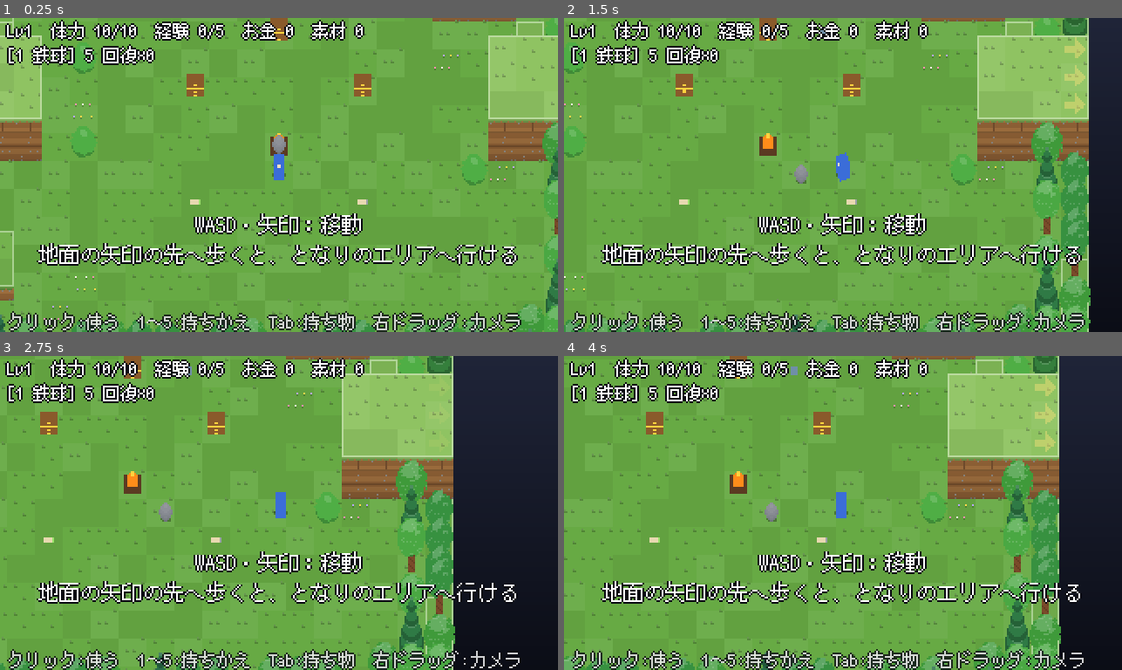
Above: before the commit, frames 1-4 (two rows, left to right).
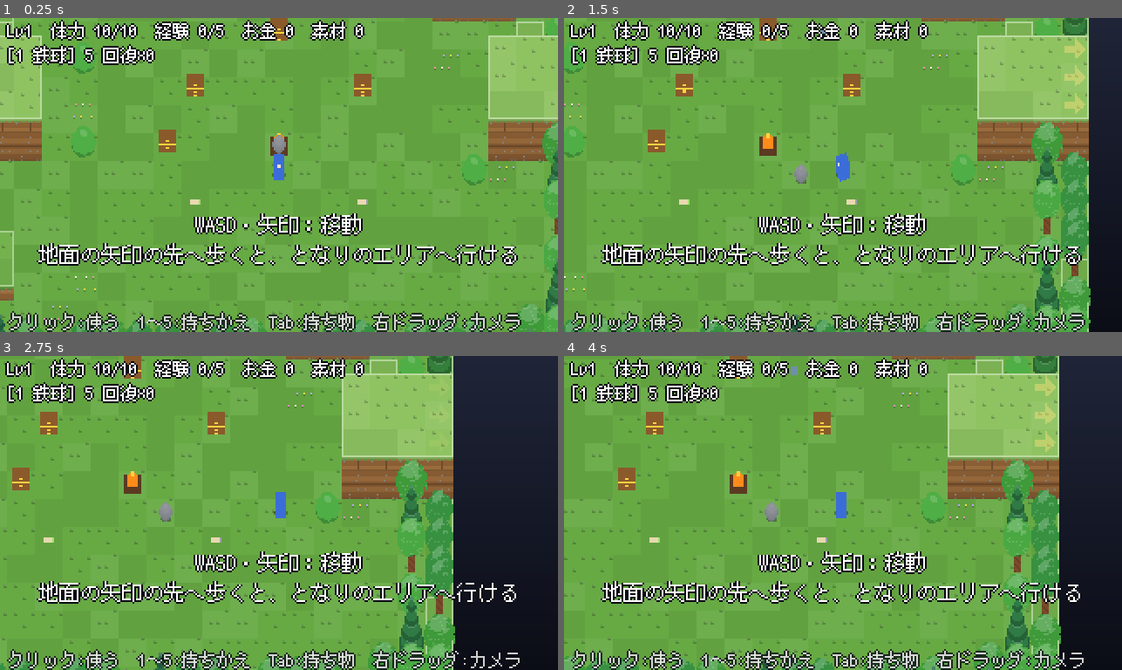
Above: after the commit, the same moments.

Repository: MiyazakiTakumi-724/dot-3d-game
Game: Godot game, scene res://scenes/field.tscn
The game is run twice, just before and just after one commit, with the same random seed, the same clock (stepped at 60 frames per second) and the same inputs.
Inputs (mouse positions are in pixels of both pictures, inside the frame that each line leads up to):
- Up to frame 1 (0.25 s): no input
- Up to frame 2 (1.5 s): tap Enter at 0.5 s; move the mouse to (965, 159) at 0.52 s; hold Right 0.53-1.25 s; hold C 0.53-1.25 s; click (965, 159) at 0.67 s; tap Space at 0.77, 1.07 s; tap Ctrl at 0.8 s; drag from (731, 190) to (815, 237) at 1.27 s
- Up to frame 3 (2.75 s): move the mouse to (334, 443) at 2.02 s; hold Right from 2.03 s (still down); hold C from 2.03 s (still down); tap Space at 2.1 s
- Up to frame 4 (4 s): release Right at 2.75 s; release C at 2.75 s; drag from (815, 575) to (675, 465) at 2.77 s; tap Space at 3.5, 3.77, 3.8 s; move the mouse to (1010, 560) at 3.52 s; hold Left from 3.53 s (still down); hold Ctrl from 3.53 s (still down)

The runs differ from the first frame. In frame 1, 0.2% of the frame differs, in the area x 28-32%, y 35-43%; in frame 2, 0.2%; in frame 3, 0.2%; in frame 4, 0.2%.

Commit message:
feat: 技能（しゃがみ・受け身・よじ登り・回転斬り）、防具、簡単モードの設定
体の動きの技能を移動の決まりにつなぎ、剣の3つ目の技能で回転斬り（Space）を使えるようにした。
防具はランク1つで最大体力＋2。野営地に防具一式の宝箱を置いた。
インベントリ画面に設定のページを足し、難易度を切り替えられるようにした。

Co-Authored-By: Claude Opus 5.5 <noreply@anthropic.com>
Claude-Session: https://claude.ai/code/session_01V8ZRqLWkvLDpNQ265CHHcT

Diff:
--- a/scripts/areas/camp.gd
+++ b/scripts/areas/camp.gd
@@ -64,4 +64,5 @@
 	[Vector2i(9, 12), RunState.PickupKind.POISON_ARROWS, 10],
 	[Vector2i(12, 6), RunState.PickupKind.GUN, 1],
 	[Vector2i(14, 6), RunState.PickupKind.AMMO, 40],
+	[Vector2i(8, 10), RunState.PickupKind.ARMOR_SET, 1],
 ]
--- a/scripts/game/field.gd
+++ b/scripts/game/field.gd
@@ -13,8 +13,8 @@
 const GRAVE_HINT_SECONDS := 6.0
 const MAX_HEIGHT := 8
 const LEVEL_UP_SECONDS := 3.0
-## 簡単モード（受けるダメージが半分。design.md 13章）。設定画面はまだない
-var easy_mode := false
+## 設定（簡単モードなど）。インベントリ画面の「設定」のページで変える
+var settings := GameSettings.new()
 
 var world: WorldMap
 var area: AreaDef
@@ -121,9 +121,10 @@
 
 	_build_ui()
 	menu = InventoryMenu.new()
-	menu.setup(run)
+	menu.setup(run, settings)
 	menu.close_requested.connect(close_inventory)
 	menu.stats_changed.connect(apply_stats)
+	menu.skill_learned.connect(_on_skill_learned)
 	add_child(menu)
 	_maybe_screenshot()
 
@@ -253,15 +254,20 @@
 
 ## 敵の攻撃（攻撃力 enemy_attack）を受ける。無敵の間は受けない。受けたら true。
 func hurt_player(enemy_attack: int) -> bool:
-	var dmg := Damage.enemy_hit(enemy_attack, easy_mode)
+	var dmg := Damage.enemy_hit(enemy_attack, settings.easy_mode)
 	if not player.take_hit(dmg):
 		return false
 	_popup(player.mover.pos, player.mover.height, dmg, Color("ff6b6b"))
 	return true
 
-## ステータス（レベル・振り分け）を体力の最大と足の速さに反映する。最大が増えた分は今の体力も増える。
+## ステータス（レベル・振り分け・技能）と防具を、体力の最大・足の速さ・段差の決まりに反映する。
+## 最大が増えた分は今の体力も増える。毎フレーム呼んでよい（防具が墓石に入ったときなども、これで合う）。
 func apply_stats() -> void:
-	var new_max := run.stats.max_hp()
+	var move_skills := run.stats.skills_in(PlayerStats.Stat.MOVE)
+	player.can_crouch = move_skills >= 1
+	rules.max_drop = 3 + (1 if move_skills >= 2 else 0)  # 受け身
+	player.mover.slow_climb = move_skills >= 3  # よじ登り
+	var new_max := run.stats.max_hp(run.inventory.equipment.armor_hp())
 	if new_max > player.max_hp:
 		player.hp += new_max - player.max_hp
 	player.max_hp = new_max
@@ -383,6 +389,7 @@
 			_on_picked(d[1], d[2])
 	ball.rules_ball.try_pick_up(player.mover)
 	_sync_ball_rank()
+	apply_stats()
 	var ex := world.exit_through(area.id, c, player.mover.edge_push)
 	if ex != null and (ex.door_id == "" or run.is_door_open(ex.door_id)):
 		_start_switch(world.arrival(area.id, ex, c))
@@ -409,6 +416,8 @@
 				try_open_door()
 			KEY_TAB:
 				open_inventory()
+			KEY_SPACE:
+				spin_slash()
 			_:
 				return
 		get_viewport().set_input_as_handled()
@@ -567,6 +576,24 @@
 			if d > 0:
 				_popup(e.walker.pos, e.walker.height, d, Color("9be36b"))
 
+## 回転斬り（剣の3つ目の技能、Space）。周りの敵をまとめて斬る。式は普通の一振りと同じ。
+func spin_slash() -> bool:
+	if area_state.result != AreaState.Result.PLAYING or is_switching() or not player.controllable:
+		return false
+	var st := run.stats
+	if hotbar.selected != Hotbar.Item.SWORD or st.skills_in(PlayerStats.Stat.SWORD) < 3:
+		return false
+	if run.inventory.equipment.effective(Equipment.Slot.SWORD) == 0 or not sword.try_spin():
+		return false
+	var mv := player.mover
+	var dmg := Damage.sword(current_attack(), st.points_in(PlayerStats.Stat.SWORD), 0)
+	player.spin()
+	for e in enemies:
+		if is_instance_valid(e) and e.walker.alive and Sword.hits_around(mv.pos, mv.height, e.walker.pos, e.walker.height, true):
+			e.walker.take_damage(dmg)
+			_popup(e.walker.pos, e.walker.height, dmg, Color.WHITE)
+	return true
+
 ## 剣は左ボタンを押したままでも、振れるようになるたびに振る。
 func _hold_to_swing() -> void:
 	var held := hotbar.selected == Hotbar.Item.SWORD or hotbar.selected == Hotbar.Item.GUN
@@ -663,12 +690,27 @@
 func drops_left() -> int:
 	return _drops.size()
 
+## 技能を覚えたときの知らせ。使い方があるものは、そのキーも出す。
+func _on_skill_learned(skill: String) -> void:
+	var how := {
+		"しゃがみ": "C か 左Ctrl：しゃがむ（撃つ敵の弾をよける）",
+		"回転斬り": "剣を持って Space：回転斬り",
+		"よじ登り": "2段の段差に向かって歩き続けると登れる",
+		"受け身": "4段まで飛び降りられる",
+		"矢の種類": "Tab：弓の枠で毒矢を選べる",
+		"斬り上げ": "剣が1段上の敵にも届く",
+		"跳弾": "エアガンの弾が壁で1回はね返る",
+	}
+	notice("技能「%s」を覚えた！\n%s" % [skill, how.get(skill, "")], 4.0)
+
 func _on_picked(kind: RunState.PickupKind, amount: int) -> void:
 	match kind:
 		RunState.PickupKind.BOW:
 			notice("弓を手に入れた！\n3：持ちかえ　押して溜め、離して撃つ")
 		RunState.PickupKind.GUN:
 			notice("エアガンを手に入れた！\n4：持ちかえ　ホイール：撃つ高さ")
+		RunState.PickupKind.ARMOR_SET:
+			notice("防具一式を手に入れた！\n最大体力が増えた")
 		RunState.PickupKind.AMMO:
 			notice("弾 ×%d" % amount, 1.5)
 		RunState.PickupKind.ARROWS:
@@ -801,7 +843,8 @@
 		var s: StackSprite = _bullets[i][1]
 		b.step(delta, map)
 		var playing := area_state.result == AreaState.Result.PLAYING
-		if playing and player.hp > 0 and b.hits(player.mover.pos, player.mover.height, BULLET_HIT_RADIUS):
+		# しゃがんでいると、撃つ敵の弾は頭の上を通り過ぎる（技能「しゃがみ」）
+		if playing and player.hp > 0 and not player.crouching and b.hits(player.mover.pos, player.mover.height, BULLET_HIT_RADIUS):
 			b.alive = false
 			hurt_player(b.damage)
 		if not b.alive or not map.in_bounds(HeightMap.world_to_cell(b.pos)):
@@ -910,7 +953,7 @@
 			return VoxelModel.box(Vector3i(4, 4, 4), Color("a0785a"))
 		RunState.PickupKind.HEAL:
 			return VoxelModel.box(Vector3i(4, 4, 5), Color("ff6fa8"))
-		RunState.PickupKind.SWORD, RunState.PickupKind.BOW, RunState.PickupKind.GUN:
+		RunState.PickupKind.SWORD, RunState.PickupKind.BOW, RunState.PickupKind.GUN, RunState.PickupKind.ARMOR_SET:
 			return _chest_model()
 		RunState.PickupKind.AMMO:
 			return VoxelModel.box(Vector3i(4, 3, 3), Color("6f8fa8"))
@@ -1036,6 +1079,8 @@
 		elif a.begins_with("--inventory"):
 			if a == "--inventory=stats":
 				menu.page = InventoryMenu.Page.STATS
+			elif a == "--inventory=settings":
+				menu.page = InventoryMenu.Page.SETTINGS
 			get_tree().create_timer(0.05).timeout.connect(open_inventory)
 		elif a.begins_with("--exp="):
 			run.stats.add_exp(int(a.trim_prefix("--exp=")))
--- a/scripts/game/inventory_menu.gd
+++ b/scripts/game/inventory_menu.gd
@@ -6,10 +6,12 @@
 ## 「ステータス」のページ：レベルアップでもらったポイントを、6つの項目に振る。3ポイントごとに技能を覚える。
 
 signal close_requested
-## ポイントを振った（体力の最大や足の速さを反映してもらう）
+## ポイントを振った・防具を替えた（体力の最大や足の速さを反映してもらう）
 signal stats_changed
-
-enum Page { EQUIP, STATS }
+## 技能を覚えた（技能の名前）
+signal skill_learned(skill: String)
+
+enum Page { EQUIP, STATS, SETTINGS }
 
 const PANEL_POS := Vector2(8, 6)
 const PANEL_SIZE := Vector2(304, 168)
@@ -23,6 +25,7 @@
 }
 
 var run: RunState
+var settings: GameSettings
 var page: Page = Page.EQUIP
 var selected_slot: Equipment.Slot = Equipment.Slot.BALL
 var _panel: ColorRect
@@ -38,8 +41,9 @@
 var _portrait_cam: StackCamera
 var _portrait: StackSprite
 
-func setup(r: RunState) -> void:
+func setup(r: RunState, s: GameSettings = null) -> void:
 	run = r
+	settings = s if s != null else GameSettings.new()
 	layer = 10
 	process_mode = Node.PROCESS_MODE_ALWAYS
 	_panel = ColorRect.new()
@@ -49,10 +53,12 @@
 	add_child(_panel)
 	_page_buttons[Page.EQUIP] = _button(_panel, "装備", Vector2(4, 3), func(): show_page(Page.EQUIP))
 	_page_buttons[Page.STATS] = _button(_panel, "ステータス", Vector2(42, 3), func(): show_page(Page.STATS))
+	_page_buttons[Page.SETTINGS] = _button(_panel, "設定", Vector2(160, 3), func(): show_page(Page.SETTINGS))
 	var hint := _label(_panel, "Tab：閉じる", Vector2(244, 6))
 	hint.modulate.a = 0.7
 	_build_equip_page()
 	_build_stats_page()
+	_build_settings_page()
 	_panel.hide()
 
 func _build_equip_page() -> void:
@@ -98,8 +104,23 @@
 		var pts := _label(_stats_root, "", Vector2(62, y + 3))
 		var plus := _button(_stats_root, "＋", Vector2(80, y), func(): allocate(stat))
 		var effect := _label(_stats_root, "", Vector2(104, y + 3))
-		var skill := _label(_stats_root, "", Vector2(186, y + 3))
+		var skill := _label(_stats_root, "", Vector2(190, y + 3))
 		_stat_rows[stat] = [pts, plus, effect, skill]
+
+var _settings_root: Control
+var _difficulty_buttons := {}
+
+func _build_settings_page() -> void:
+	_settings_root = _page_root()
+	_label(_settings_root, "難易度", Vector2(6, 30))
+	_difficulty_buttons[false] = _button(_settings_root, "", Vector2(60, 27), func(): set_easy(false))
+	_difficulty_buttons[true] = _button(_settings_root, "", Vector2(124, 27), func(): set_easy(true))
+	var note := _label(_settings_root, "簡単：敵から受けるダメージだけが半分になる。\nほかのルールは普通と同じ。", Vector2(6, 52))
+	note.modulate.a = 0.75
+
+func set_easy(v: bool) -> void:
+	settings.easy_mode = v
+	refresh()
 
 func _page_root() -> Control:
 	var c := Control.new()
@@ -130,6 +151,7 @@
 func choose(rank: int) -> bool:
 	if not run.inventory.equipment.equip(selected_slot, rank):
 		return false
+	stats_changed.emit()  # 防具なら最大体力が変わる
 	refresh()
 	return true
 
@@ -149,13 +171,18 @@
 		var mark := "●" if inv.arrow_kind == kind else "○"
 		var text := "%s %s ×%d" % [mark, Arrow.NAMES[kind], inv.arrow_count(kind)]
 		if not Arrow.usable(kind, run.stats.skills_in(PlayerStats.Stat.BOW)):
-			text += "（技能で使える）"
+			text += " 要技能"
 		var b := _button(_rank_box, text, Vector2.ZERO, func(): choose_arrow(kind))
 		b.disabled = not Arrow.usable(kind, run.stats.skills_in(PlayerStats.Stat.BOW))
 
 func allocate(stat: PlayerStats.Stat) -> bool:
+	var before := run.stats.skills_in(stat)
 	if not run.stats.allocate(stat):
 		return false
+	var names: Array = PlayerStats.SKILLS.get(stat, [])
+	var now := run.stats.skills_in(stat)
+	if now > before and now <= names.size():
+		skill_learned.emit(names[now - 1])
 	stats_changed.emit()
 	refresh()
 	return true
@@ -171,14 +198,20 @@
 func refresh() -> void:
 	_equip_root.visible = page == Page.EQUIP
 	_stats_root.visible = page == Page.STATS
+	_settings_root.visible = page == Page.SETTINGS
 	var pts := run.stats.points
 	_page_buttons[Page.STATS].text = "ステータス" + ("（%d）" % pts if pts > 0 else "")
 	for p in _page_buttons:
 		_page_buttons[p].modulate = Color.WHITE if p == page else Color(1, 1, 1, 0.55)
-	if page == Page.EQUIP:
-		_refresh_equip()
-	else:
-		_refresh_stats()
+	match page:
+		Page.EQUIP:
+			_refresh_equip()
+		Page.STATS:
+			_refresh_stats()
+		Page.SETTINGS:
+			for easy in _difficulty_buttons:
+				var on: bool = settings.easy_mode == easy
+				_difficulty_buttons[easy].text = ("● " if on else "○ ") + ("簡単" if easy else "普通")
 
 func _refresh_equip() -> void:
 	var eq := run.inventory.equipment
@@ -200,6 +233,8 @@
 	for rank in ranks:
 		var mark := "●" if rank == eq.effective(selected_slot) else "○"
 		var text := "%s ランク%d　攻撃＋%d" % [mark, rank, Equipment.rank_attack(rank)]
+		if Equipment.ARMOR.has(selected_slot):
+			text = "%s ランク%d　体力＋%d" % [mark, rank, rank * Equipment.HP_PER_ARMOR_RANK]
 		var t: String = TRAITS.get(selected_slot, {}).get(rank, "")
 		if t != "":
 			text += "\n　" + t
@@ -216,7 +251,7 @@
 
 func _refresh_stats() -> void:
 	var st := run.stats
-	_stats_header.text = "Lv%d　経験 %d/%d　ポイント %d　（3ポイントごとに技能）" % [st.level, st.exp_in_level(), st.exp_level_span(), st.points]
+	_stats_header.text = "Lv%d　経験 %d/%d　ポイント %d　（3ポイントで技能を1つ）" % [st.level, st.exp_in_level(), st.exp_level_span(), st.points]
 	for stat in _stat_rows:
 		var row: Array = _stat_rows[stat]
 		var n := st.points_in(stat)
@@ -246,7 +281,7 @@
 	if learned >= names.size():
 		return "技能をすべて覚えた"
 	var left := PlayerStats.POINTS_PER_SKILL - st.points_in(stat) % PlayerStats.POINTS_PER_SKILL
-	return "次：%s（あと%d）" % [names[learned], left]
+	return "%sまで%d" % [names[learned], left]
 
 func _process(delta: float) -> void:
 	if is_open() and page == Page.EQUIP:
--- a/scripts/game/player.gd
+++ b/scripts/game/player.gd
@@ -22,6 +22,13 @@
 
 var _invulnerable := 0.0
 ## 剣を振った跡を見せる残り時間と、落下斬りか
+## 技能「しゃがみ」を覚えていれば、C か左Ctrlを押している間しゃがむ（遅くなり、撃つ敵の弾をよけられる）
+var can_crouch := false
+var crouching := false
+const CROUCH_SPEED := 0.5
+const CROUCH_HIDE_LAYERS := 4  ## しゃがむと上の輪切りをこれだけ描かない
+## 回転斬りの見た目
+var _spin_t := 0.0
 ## 弓のチャージ率（0.3〜1.0）。溜めていなければ負。頭の上にバーを出す
 var charge := -1.0
 var _swing_t := 0.0
@@ -71,6 +78,9 @@
 	_swing_t = SWING_SHOW
 	_swing_fall = fall
 
+func spin() -> void:
+	_spin_t = SWING_SHOW * 2.0
+
 func clear_invulnerable() -> void:
 	_invulnerable = 0.0
 	self_modulate.a = 1.0
@@ -110,6 +120,8 @@
 		# 0.1秒ごとに薄くして点滅させる
 		self_modulate.a = 0.35 if int(_invulnerable * 10.0) % 2 == 1 else 1.0
 	_swing_t = maxf(0.0, _swing_t - delta)
+	_spin_t = maxf(0.0, _spin_t - delta)
+	crouching = can_crouch and hp > 0 and controllable and (Input.is_physical_key_pressed(KEY_C) or Input.is_physical_key_pressed(KEY_CTRL))
 	if hp > 0 and controllable:
 		var dir := Vector2.ZERO
 		if Input.is_physical_key_pressed(KEY_LEFT) or Input.is_physical_key_pressed(KEY_A): dir.x -= 1
@@ -117,7 +129,8 @@
 		if Input.is_physical_key_pressed(KEY_UP) or Input.is_physical_key_pressed(KEY_W): dir.y -= 1
 		if Input.is_physical_key_pressed(KEY_DOWN) or Input.is_physical_key_pressed(KEY_S): dir.y += 1
 		if dir != Vector2.ZERO:
-			mover.move(camera.screen_dir_to_world(dir.normalized()) * SPEED * speed_mult * delta)
+			var spd := SPEED * speed_mult * (CROUCH_SPEED if crouching else 1.0)
+			mover.move(camera.screen_dir_to_world(dir.normalized()) * spd * delta, delta)
 		if aim_screen != null:
 			aim_at_screen(aim_screen)
 	_update_drop_lift(delta)
@@ -144,7 +157,8 @@
 	# 向いている方向の目印が回るよう、モデルの「前」(+y) を facing に合わせる
 	var face_angle := mover.facing.angle() - PI / 2
 	_draw_shadow()
-	for i in _layers.size():
+	var n := _layers.size() - (CROUCH_HIDE_LAYERS if crouching else 0)
+	for i in n:
 		var t := _layers[i]
 		draw_set_transform(Vector2(0, -i), face_angle - camera.angle, Vector2.ONE)
 		draw_texture(t, -t.get_size() * 0.5)
@@ -154,6 +168,8 @@
 		var a := mover.facing.rotated(-camera.angle).angle()
 		var col := Color("ffb347") if _swing_fall else Color(1, 1, 1, 0.9)
 		draw_arc(Vector2(0, -5), 14.0, a - Sword.HALF_ARC, a + Sword.HALF_ARC, 9, col, 3.0 if _swing_fall else 2.0)
+	if _spin_t > 0.0:
+		draw_arc(Vector2(0, -4), 16.0, 0.0, TAU, 20, Color(1, 1, 1, 0.9), 2.0)
 	if charge >= 0.0:
 		var y := -_layers.size() - 24.0  # 頭の上の鉄球よりさらに上
 		var k := (charge - Bow.MIN_RATE) / (1.0 - Bow.MIN_RATE)
--- a/scripts/rules/equipment.gd
+++ b/scripts/rules/equipment.gd
@@ -21,6 +21,9 @@
 const MIN_RANK := 1
 ## ランクが1上がるごとに足される攻撃力【提案】（ランク2の鉄球＝前の「強い鉄球」で＋2）
 const ATTACK_PER_RANK := 2
+
+## 防具のランク1つにつき足される最大体力【提案】（部位と守りの値は未定。design.md 16章）
+const HP_PER_ARMOR_RANK := 2
 
 var _owned := {}  # Slot → Array[int]（小さい順）
 var _equipped := {}  # Slot → int
@@ -66,6 +69,13 @@
 	var c := chosen(slot)
 	return c if r.has(c) else r[0]
 
+## 装備している防具で足される最大体力。
+func armor_hp() -> int:
+	var total := 0
+	for slot in ARMOR:
+		total += effective(slot) * HP_PER_ARMOR_RANK
+	return total
+
 ## 死んだとき：ランク1以外を取り出して返す（墓石に入れる分）。Slot → Array[int]。
 func take_for_grave() -> Dictionary:
 	var taken := {}
--- /dev/null
+++ b/scripts/rules/game_settings.gd
@@ -0,0 +1,6 @@
+class_name GameSettings
+extends RefCounted
+## 設定（インベントリ画面の「設定」のページで変える）。今は難易度だけ。
+## 簡単モードでは、敵から受けるダメージだけが半分になる（design.md 13章）。
+
+var easy_mode := false
--- a/scripts/rules/player_mover.gd
+++ b/scripts/rules/player_mover.gd
@@ -17,6 +17,11 @@
 ## 最後に飛び降りた（下の段へ移った）段数と、それからの秒数。落下斬りに使う
 var last_drop := 0
 var since_drop := INF
+## 技能「よじ登り」：2段の段差を、押し続けると CLIMB_SECONDS で登れる
+var slow_climb := false
+const CLIMB_SECONDS := 0.6
+var _climb_time := 0.0
+var _climb_pushed := false
 
 func _init(height_map: HeightMap, movement_rules: MovementRules) -> void:
 	map = height_map
@@ -31,16 +36,44 @@
 	last_drop = 0
 	since_drop = INF
 
-func move(world_delta: Vector2) -> void:
+## world_delta だけ動く。delta（秒）はよじ登りで押し続けた時間を数えるのに使う。
+func move(world_delta: Vector2, delta := 0.0) -> void:
 	edge_push = Vector2i.ZERO
+	_climb_pushed = false
 	if fell or world_delta == Vector2.ZERO:
+		_climb_time = 0.0
 		return
 	facing = world_delta.normalized()
-	if _try(pos + world_delta):
-		return
-	# 斜めに壁へ当たったときは、動ける方の軸だけ動かして壁沿いに滑らせる
-	if not _try(pos + Vector2(world_delta.x, 0)):
-		_try(pos + Vector2(0, world_delta.y))
+	if not _try(pos + world_delta):
+		# 斜めに壁へ当たったときは、動ける方の軸だけ動かして壁沿いに滑らせる
+		if not _try(pos + Vector2(world_delta.x, 0)):
+			_try(pos + Vector2(0, world_delta.y))
+	if _climb_pushed:
+		_climb_time += delta
+		if _climb_time >= CLIMB_SECONDS:
+			_climb_time = 0.0
+			_climb_up(world_delta)
+	else:
+		_climb_time = 0.0
+
+## よじ登りの進み具合（0〜1）。見た目用。
+func climb_progress() -> float:
+	return _climb_time / CLIMB_SECONDS
+
+## 押していた2段上のマスへ登る。マスの境目を少し越えた所に立つ。
+func _climb_up(world_delta: Vector2) -> void:
+	var dir := world_delta.normalized()
+	var p := pos
+	for i in HeightMap.CELL_PX:
+		p += dir
+		var c := HeightMap.world_to_cell(p)
+		if c != cell():
+			if not map.in_bounds(c) or map.is_wall(c) or map.is_water(c) or map.is_pit(c):
+				return
+			height = map.get_height(c)
+			last_safe_cell = c
+			pos = p + dir
+			return
 
 func tick(delta: float) -> void:
 	since_drop += delta
@@ -74,6 +107,8 @@
 			return true
 		var to_h := map.get_height(to)
 		if not rules.can_step(height, to_h):
+			if slow_climb and to_h - height == rules.max_climb + 1:
+				_climb_pushed = true
 			return false
 		if to_h < height:
 			last_drop = height - to_h
--- a/scripts/rules/run_state.gd
+++ b/scripts/rules/run_state.gd
@@ -4,7 +4,7 @@
 ## 死んでも変わらないもの：拾い済みのもの、開けた扉、レベル・経験値・振り分け（stats）、お金の半分。
 
 ## 武器（SWORD など）の amount はランク
-enum PickupKind { MONEY, MATERIAL, HEAL, STRONG_BALL, SWORD, BOW, ARROWS, POISON_ARROWS, GUN, AMMO }
+enum PickupKind { MONEY, MATERIAL, HEAL, STRONG_BALL, SWORD, BOW, ARROWS, POISON_ARROWS, GUN, AMMO, ARMOR_SET }
 
 const ENEMY_MONEY := 10
 
@@ -95,6 +95,9 @@
 			inventory.equipment.gain(Equipment.Slot.GUN, amount)
 		PickupKind.AMMO:
 			inventory.ammo += amount
+		PickupKind.ARMOR_SET:
+			for slot in Equipment.ARMOR:
+				inventory.equipment.gain(slot, amount)
 
 func is_picked(id: String) -> bool:
 	return _picked.has(id)
--- a/scripts/rules/sword.gd
+++ b/scripts/rules/sword.gd
@@ -9,6 +9,7 @@
 const HALF_ARC := PI / 3.0  ## 正面から左右にこの角度まで
 const CLOSE := 6.0  ## これより近いものは、向きに関係なく当たる
 const FALL_WINDOW := 0.35  ## 飛び降りてからこの秒数のうちに振ると落下斬り
+const SPIN_INTERVAL := 0.8  ## 回転斬り（技能）の後、次に振れるまで【提案】
 
 var cooldown := 0.0
 
@@ -21,6 +22,20 @@
 		return false
 	cooldown = INTERVAL
 	return true
+
+## 回転斬り（技能）。振れれば true。
+func try_spin() -> bool:
+	if cooldown > 0.0:
+		return false
+	cooldown = SPIN_INTERVAL
+	return true
+
+## 回転斬り：向きに関係なく、周りの REACH の中に当たる（高さの決まりは普通の一振りと同じ）。
+static func hits_around(origin: Vector2, h: int, target: Vector2, target_h: int, reach_up := false) -> bool:
+	var dh := target_h - h
+	if dh < -1 or dh > (1 if reach_up else 0):
+		return false
+	return origin.distance_to(target) <= REACH
 
 ## 1段上へ届くか：ランク2以上の剣か、技能「斬り上げ」を覚えている。
 static func reaches_up(rank: int, has_upswing: bool) -> bool:
--- a/tests/test_equipment.gd
+++ b/tests/test_equipment.gd
@@ -54,3 +54,10 @@
 	eq.gain(Equipment.Slot.SWORD, 1)
 	eq.gain(Equipment.Slot.SWORD, 1)
 	assert_eq(eq.ranks(Equipment.Slot.SWORD), [1])
+
+## 防具は最大体力に足される【提案】ランク1つにつき＋2
+func test_armor_adds_hp():
+	assert_eq(eq.armor_hp(), 0)
+	eq.gain(Equipment.Slot.HEAD, 1)
+	eq.gain(Equipment.Slot.BODY, 2)
+	assert_eq(eq.armor_hp(), Equipment.HP_PER_ARMOR_RANK * 3)
--- a/tests/test_field.gd
+++ b/tests/test_field.gd
@@ -309,7 +309,7 @@
 	assert_eq(f.player.hp, 7)
 
 func test_easy_mode_halves_damage():
-	f.easy_mode = true
+	f.settings.easy_mode = true
 	f.hurt_player(4)
 	assert_eq(f.player.hp, 8)
 
@@ -558,3 +558,57 @@
 	f.spawn_drop(c, RunState.PickupKind.AMMO, 5)
 	_walk_out(_exit("camp", "hills"))
 	assert_eq(f.drops_left(), 0)
+
+## 技能（体の動き）：しゃがみ・受け身・よじ登りが、ポイントを振ると使えるようになる
+func test_move_skills_apply():
+	f.run.stats.add_exp(PlayerStats.exp_to_reach(6))
+	f.open_inventory()
+	watch_signals(f.menu)
+	for i in 9:
+		f.menu.allocate(PlayerStats.Stat.MOVE)
+	assert_signal_emit_count(f.menu, "skill_learned", 3)
+	assert_true(f.player.can_crouch)
+	assert_eq(f.rules.max_drop, 4)
+	assert_true(f.player.mover.slow_climb)
+	assert_string_contains(f.ui_message(), "よじ登り")
+
+## しゃがむと、撃つ敵の弾が当たらない
+func test_crouch_dodges_bullets():
+	var b := Bullet.new()
+	b.pos = f.player.mover.pos
+	b.height = f.player.mover.height
+	b.vel = Vector2(1, 0)
+	b.damage = 3
+	f.player.crouching = true
+	f._bullets.append([b, StackSprite.new()])
+	f._step_bullets(0.016)
+	assert_eq(f.player.hp, f.player.max_hp)
+
+## 防具一式を拾うと最大体力が増え、死ぬとランク1は残る
+func test_armor_set_from_camp():
+	_get_camp_pickup(RunState.PickupKind.ARMOR_SET)
+	assert_eq(f.player.max_hp, 10 + 3 * Equipment.HP_PER_ARMOR_RANK)
+
+## 回転斬り：剣の技能を3つ覚えると、Space で後ろの敵にも当たる
+func test_spin_slash_needs_skill():
+	f.run.inventory.equipment.gain(Equipment.Slot.SWORD, 1)
+	f.hotbar.select_slot(2, f.run.inventory.equipment)
+	assert_false(f.spin_slash())
+	f.run.stats.add_exp(PlayerStats.exp_to_reach(6))
+	for i in 9:
+		f.run.stats.allocate(PlayerStats.Stat.SWORD)
+	var m := HeightMap.new(Vector2i(8, 3))
+	_use_map(m, Vector2i(3, 1))
+	var e := _solo_enemy(m, Vector2i(2, 1))
+	f.player.mover.facing = Vector2.RIGHT
+	var hp: int = e.walker.hp
+	assert_true(f.spin_slash())
+	assert_lt(e.walker.hp, hp)
+
+func test_easy_mode_from_settings_page():
+	f.open_inventory()
+	f.menu.show_page(InventoryMenu.Page.SETTINGS)
+	f.menu.set_easy(true)
+	assert_true(f.settings.easy_mode)
+	f.hurt_player(4)
+	assert_eq(f.player.hp, 8)
--- a/tests/test_player_mover.gd
+++ b/tests/test_player_mover.gd
@@ -149,3 +149,35 @@
 	p.move(Vector2(16, 0))
 	assert_eq(p.height, 1)
 	assert_eq(p.recent_drop(0.35), 0)
+
+## 技能「よじ登り」：2段の段差を、押し続けて0.6秒で登れる
+func test_slow_climb_two_levels():
+	var m := HeightMap.new(Vector2i(4, 1))
+	m.set_height(Vector2i(1, 0), 2)
+	var p := PlayerMover.new(m, MovementRules.new())
+	p.place(Vector2i(0, 0))
+	for i in 10:
+		p.move(Vector2(1, 0), 0.1)
+	assert_eq(p.height, 0)  # 技能がなければ登れない
+	p.slow_climb = true
+	for i in 5:
+		p.move(Vector2(1, 0), 0.1)
+	assert_eq(p.height, 0)
+	assert_gt(p.climb_progress(), 0.5)
+	for i in 3:
+		p.move(Vector2(1, 0), 0.1)
+	assert_eq(p.height, 2)
+	assert_eq(p.cell(), Vector2i(1, 0))
+
+func test_slow_climb_resets_when_letting_go():
+	var m := HeightMap.new(Vector2i(4, 1))
+	m.set_height(Vector2i(1, 0), 2)
+	var p := PlayerMover.new(m, MovementRules.new())
+	p.slow_climb = true
+	p.place(Vector2i(0, 0))
+	for i in 4:
+		p.move(Vector2(1, 0), 0.1)
+	p.move(Vector2(-1, 0), 0.1)
+	for i in 4:
+		p.move(Vector2(1, 0), 0.1)
+	assert_eq(p.height, 0)
--- a/tests/test_sword.gd
+++ b/tests/test_sword.gd
@@ -35,3 +35,18 @@
 	assert_false(Sword.reaches_up(1, false))
 	assert_true(Sword.reaches_up(2, false))
 	assert_true(Sword.reaches_up(1, true))
+
+## 回転斬り：周りの敵をまとめて斬る（後ろにも当たる）
+func test_spin_hits_all_around():
+	assert_true(Sword.hits_around(Vector2.ZERO, 2, Vector2(-16, 0), 2))
+	assert_true(Sword.hits_around(Vector2.ZERO, 2, Vector2(0, 18), 1))
+	assert_false(Sword.hits_around(Vector2.ZERO, 2, Vector2(0, 30), 2))
+	assert_false(Sword.hits_around(Vector2.ZERO, 2, Vector2(0, 10), 3))
+
+func test_spin_has_longer_interval():
+	var s := Sword.new()
+	assert_true(s.try_spin())
+	s.update(Sword.INTERVAL + 0.01)
+	assert_false(s.try_swing())
+	s.update(Sword.SPIN_INTERVAL)
+	assert_true(s.try_swing())
Not shown, added: scripts/rules/game_settings.gd.uid
Not shown, changed: CLAUDE.md
Not shown, changed: docs/design.md
